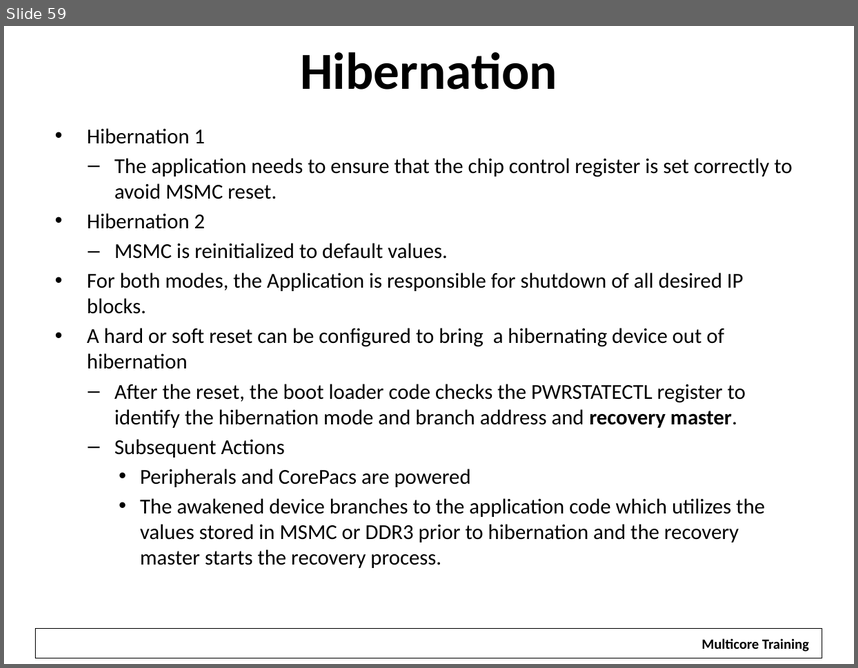
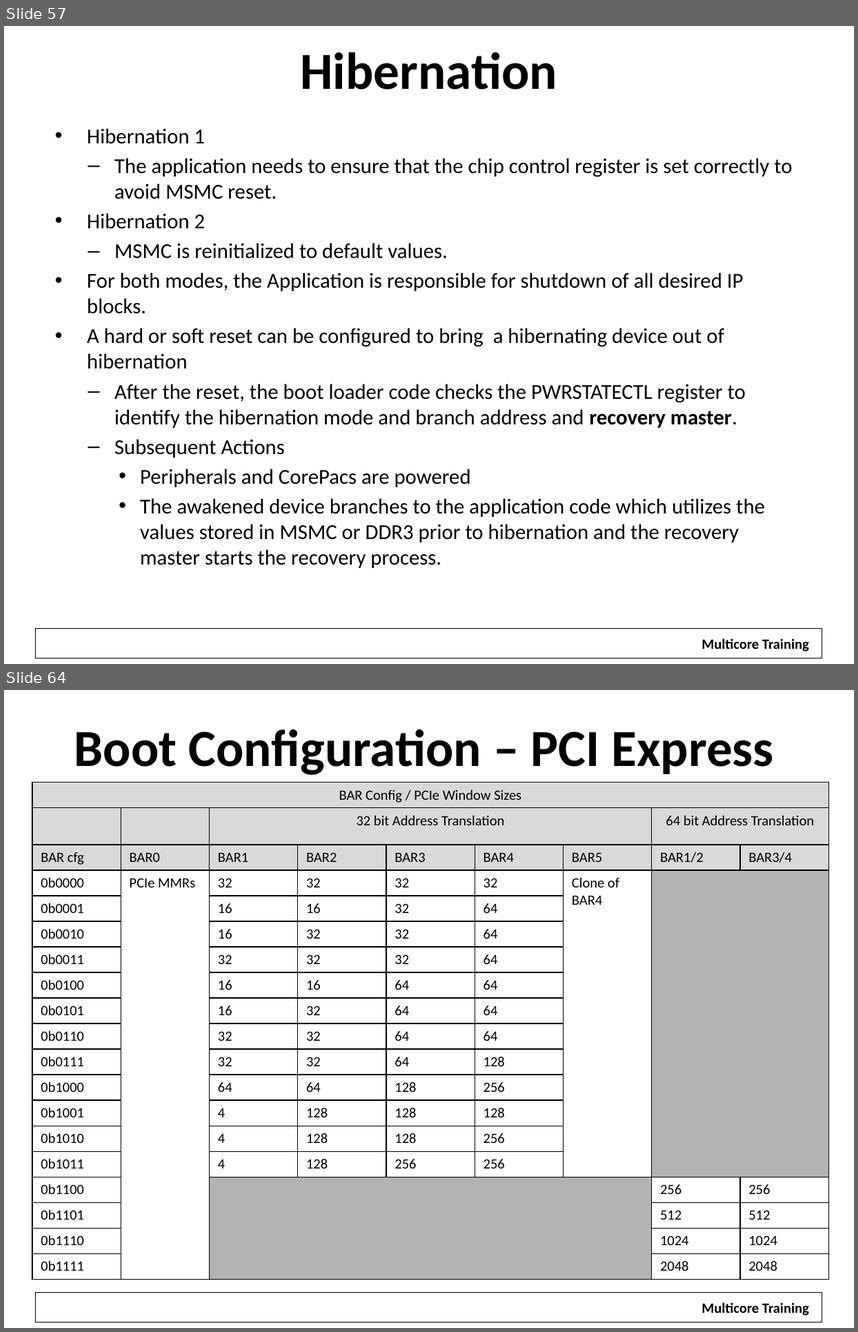
Before and after one commit to hari1989/keystone-workshop, a slide deck: preliminary/Working/presentations/KeyStone_2_ Bootloader_v2.pptx. Shown one above the other, each under a label of ours: slide 59 before the commit, slides 57 and 64 after it; the slides between them are not shown. The pictures are 858x668 and 858x1332 pixels, drawn with LibreOffice and Linux fonts; fonts in the diff are those of the drawing; background and template pictures are left out. Boxes give left, top, right and bottom in pixels: in the first picture for what was removed or moved away, otherwise in the second. Text is boxed around its words. In the diff, an @@ line names an element or a change of style, - is before the commit and + after.

```diff
--- a/preliminary/Working/presentations/KeyStone_2_ Bootloader_v2.pptx
+++ b/preliminary/Working/presentations/KeyStone_2_ Bootloader_v2.pptx
@@ slide 64 added at box(4, 690, 854, 1328), background #FFFFFF; not listed: 2 template elements that a slide beside it also shows @@
@@ text added at box(74, 729, 774, 775), 44 pt, text #000000, bold @@
+Boot Configuration – PCI Express
@@ table added at box(32, 782, 828, 1279), 19 rows, 9 columns @@
+BAR Config / PCIe Window Sizes |  |  |  |  |  |  |  | 
+ |  | 32 bit Address Translation |  |  |  |  | 64 bit Address Translation | 
+BAR cfg | BAR0 | BAR1 | BAR2 | BAR3 | BAR4 | BAR5 | BAR1/2 | BAR3/4
+0b0000 | PCIe MMRs | 32 | 32 | 32 | 32 | Clone of BAR4 |  | 
+0b0001 |  | 16 | 16 | 32 | 64 |  |  | 
+0b0010 |  | 16 | 32 | 32 | 64 |  |  | 
+0b0011 |  | 32 | 32 | 32 | 64 |  |  | 
+0b0100 |  | 16 | 16 | 64 | 64 |  |  | 
+0b0101 |  | 16 | 32 | 64 | 64 |  |  | 
+0b0110 |  | 32 | 32 | 64 | 64 |  |  | 
+0b0111 |  | 32 | 32 | 64 | 128 |  |  | 
+0b1000 |  | 64 | 64 | 128 | 256 |  |  | 
+0b1001 |  | 4 | 128 | 128 | 128 |  |  | 
+0b1010 |  | 4 | 128 | 128 | 256 |  |  | 
+0b1011 |  | 4 | 128 | 256 | 256 |  |  | 
+0b1100 |  |  |  |  |  |  | 256 | 256
+0b1101 |  |  |  |  |  |  | 512 | 512
+0b1110 |  |  |  |  |  |  | 1024 | 1024
+0b1111 |  |  |  |  |  |  | 2048 | 2048
@@ what was slide 59 is now slide 57 @@
```
Also in this commit, not shown: 12 slides changed, 7 other slides added, 2 slides removed.
